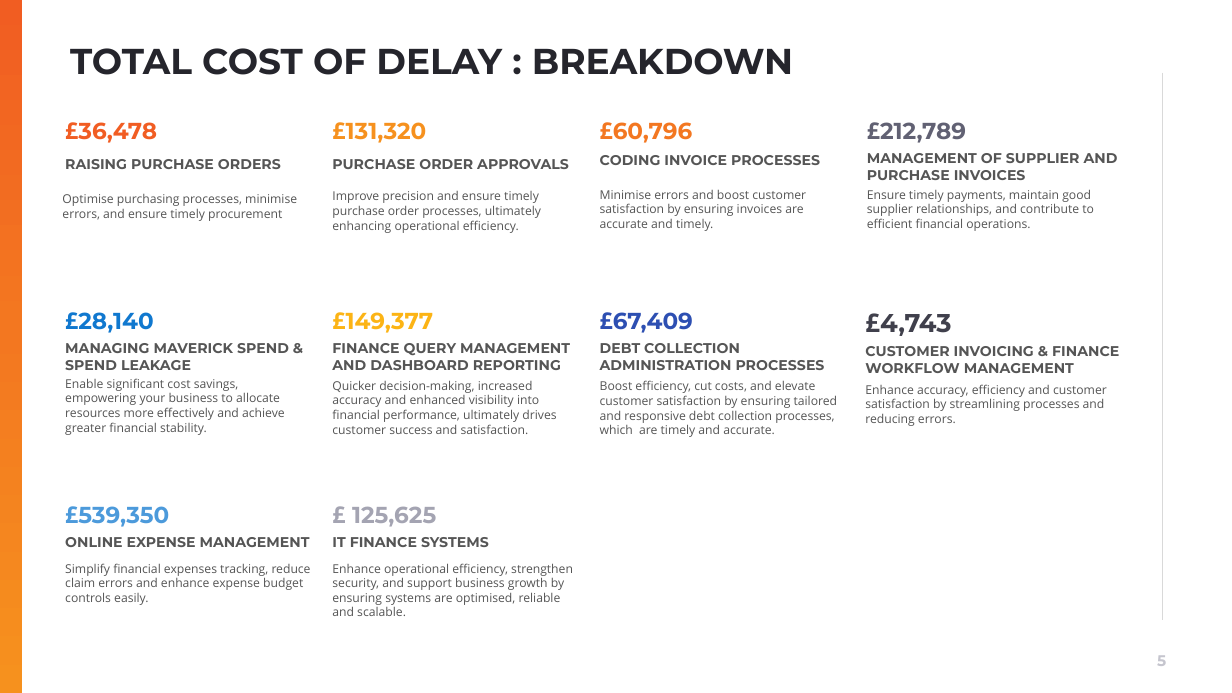
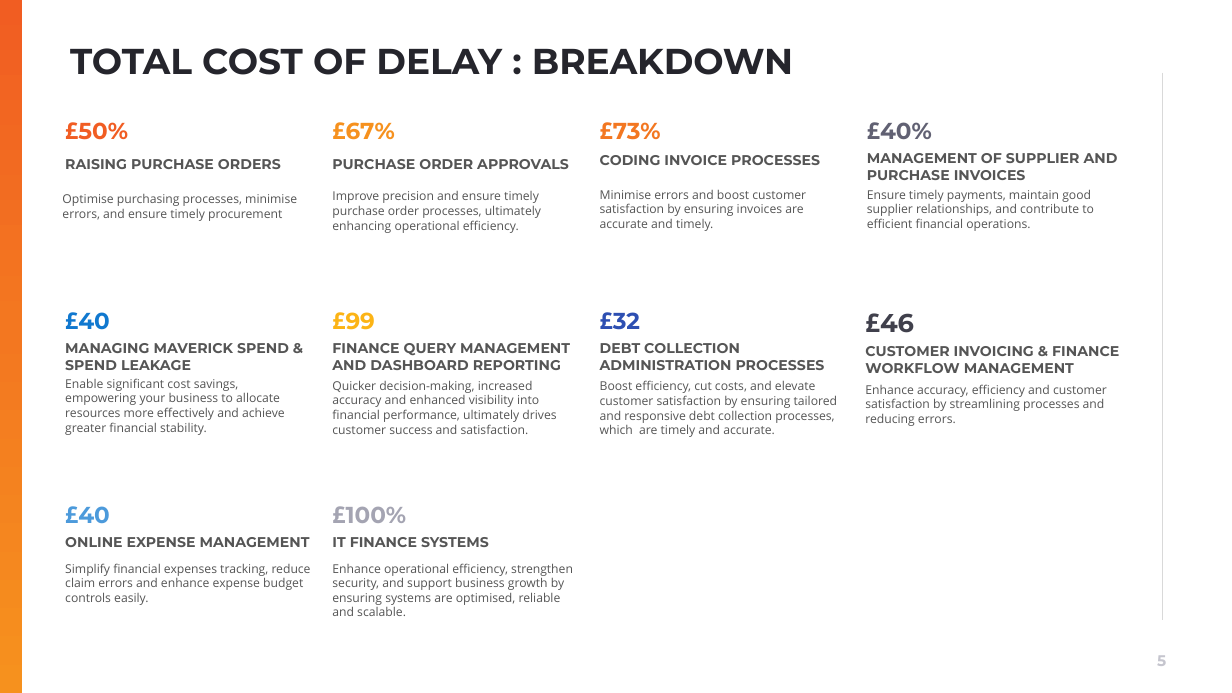
Before and after one commit to muratozdemirpiblo/ppt-api, a slide deck: slide 5 of output.pptx. Drawn at 1232x693 pixels with LibreOffice and Linux fonts; fonts in the diff are those of the drawing; background and template pictures are left out. Boxes give left, top, right and bottom in pixels: in the first picture for what was removed or moved away, otherwise in the second. Text is boxed around its words. In the diff, an @@ line names an element or a change of style, - is before the commit and + after.

```diff
--- a/output.pptx
+++ b/output.pptx
@@ text at (x1=65, y1=122, x2=128, y2=140): text changed @@
-£36,478
+£50%
@@ text at (x1=332, y1=122, x2=394, y2=140): text changed @@
-£131,320
+£67%
@@ text at (x1=600, y1=122, x2=661, y2=140): text changed @@
-£60,796
+£73%
@@ text at (x1=867, y1=122, x2=932, y2=139): text changed @@
-£212,789
+£40%
@@ text at (x1=65, y1=312, x2=110, y2=330): text changed @@
-£28,140
+£40
@@ text at (x1=332, y1=312, x2=375, y2=330): text changed @@
-£149,377
+£99
@@ text at (x1=600, y1=312, x2=640, y2=330): text changed @@
-£67,409
+£32
@@ text at (x1=865, y1=313, x2=914, y2=333): text changed @@
-£4,743
+£46
@@ text at (x1=65, y1=506, x2=110, y2=524): text changed @@
-£539,350
+£40
@@ text at (x1=332, y1=506, x2=406, y2=523): text changed @@
-£ 125,625
+£100%
```
Also in this commit, not shown: 6 other slides changed, 3 other files.
